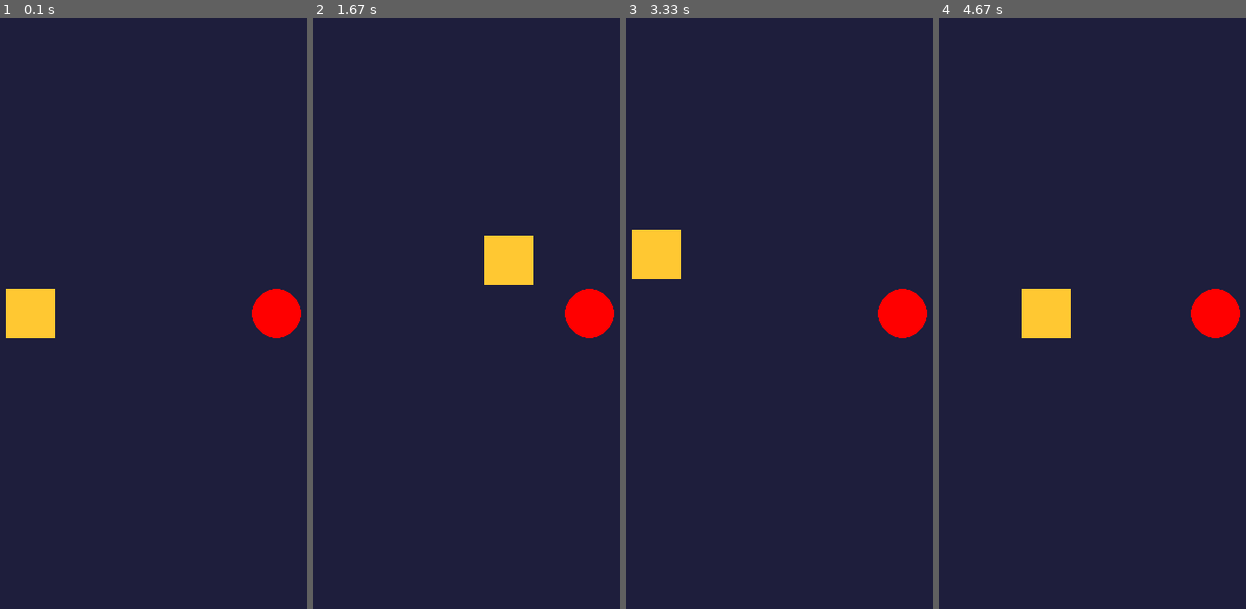
Above: before the commit, frames 1-4 (left to right).
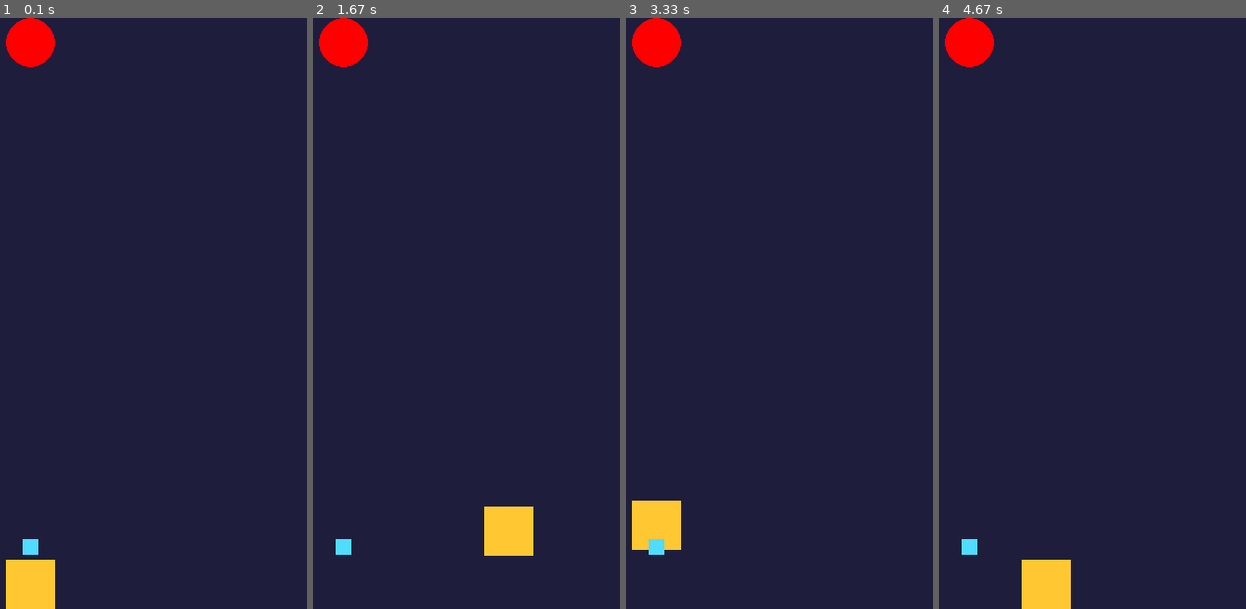
Above: after the commit, the same moments.

Repository: wooper15/pygame-lesson1-wooper15
Game: pygame game, started from main.py
The game is run twice, just before and just after one commit, with the same random seed, the same clock (stepped at 60 frames per second) and the same inputs.
Inputs:
- Up to frame 1 (0.1 s): no input
- Up to frame 2 (1.67 s): hold Right 0.33-0.8 s; hold Up 0.83-1.13 s; hold Right 1.17-1.63 s
- Up to frame 3 (3.33 s): hold Left 1.67-2.2 s; hold Down 2.23-2.53 s; hold Left 2.57-2.97 s; hold Up from 3 s (still down)
- Up to frame 4 (4.67 s): release Up at 3.37 s; hold Right 3.4-4.03 s; hold Down 4.07-4.43 s; hold Left from 4.47 s (still down)

The runs differ from the first frame. In frame 1, 4.9% of the frame differs, in the area x 1-99%, y 0-100%; in frame 2, 4.9%; in frame 3, 4.8%; in frame 4, 4.9%.

Commit message:
added a projectile for the player (rectangle) made the rectangle, the target and the projectile spawn at the middle of x at the start of the game, gave collision detection for when the projectile touches the target and made it so that when the projectile touches the target the target will move to a random x on top of the screen

Diff:
--- a/main.py
+++ b/main.py
@@ -1,4 +1,5 @@
 import asyncio
+import random
 import pygame
 
 pygame.init()
@@ -7,21 +8,25 @@
 HEIGHT = 600
 
 PLAYER_SIZE = 50
+PROJECTILE_ONE_SIZE = PLAYER_SIZE // 3
 SPEED = 3
 
 screen = pygame.display.set_mode((WIDTH, HEIGHT))
 pygame.display.set_caption("My Pygame Game")
 
-x = 375
-y = 275
+x = WIDTH // 2 - PLAYER_SIZE // 2
+y = HEIGHT - PLAYER_SIZE
 
 TARGET_RADIUS = 25
-target_x = 650
-target_y = 300
+target_x = WIDTH // 2
+target_y = TARGET_RADIUS
+
+projectile_one_x = WIDTH // 2 - PROJECTILE_ONE_SIZE // 2
+projectile_one_y = y - PROJECTILE_ONE_SIZE - 5
 
 
 async def main():
-    global x, y
+    global x, y, target_x
 
     running = True
 
@@ -54,9 +59,27 @@
         # DRAW
         screen.fill((30, 30, 60))
 
+        projectile_rect = pygame.Rect(
+            projectile_one_x,
+            projectile_one_y,
+            PROJECTILE_ONE_SIZE,
+            PROJECTILE_ONE_SIZE
+        )
+        # Use the circle's bounding box for pygame's rectangle collision check.
+        target_rect = pygame.Rect(
+            target_x - TARGET_RADIUS,
+            target_y - TARGET_RADIUS,
+            TARGET_RADIUS * 2,
+            TARGET_RADIUS * 2
+        )
+        target_hit = projectile_rect.colliderect(target_rect)
+        if target_hit:
+            # Keep the target's full diameter inside the window.
+            target_x = random.randint(TARGET_RADIUS, WIDTH - TARGET_RADIUS)
+
         pygame.draw.circle(
             screen,
-            (255, 0, 0),
+            (0, 255, 0) if target_hit else (255, 0, 0),
             (target_x, target_y),
             TARGET_RADIUS
         )
@@ -65,6 +88,17 @@
             screen,
             (255, 200, 50),
             (x, y, PLAYER_SIZE, PLAYER_SIZE)
+        )
+
+        pygame.draw.rect(
+            screen,
+            (80, 220, 255),
+            (
+                projectile_one_x,
+                projectile_one_y,
+                PROJECTILE_ONE_SIZE,
+                PROJECTILE_ONE_SIZE
+            )
         )
 
         pygame.display.flip()
